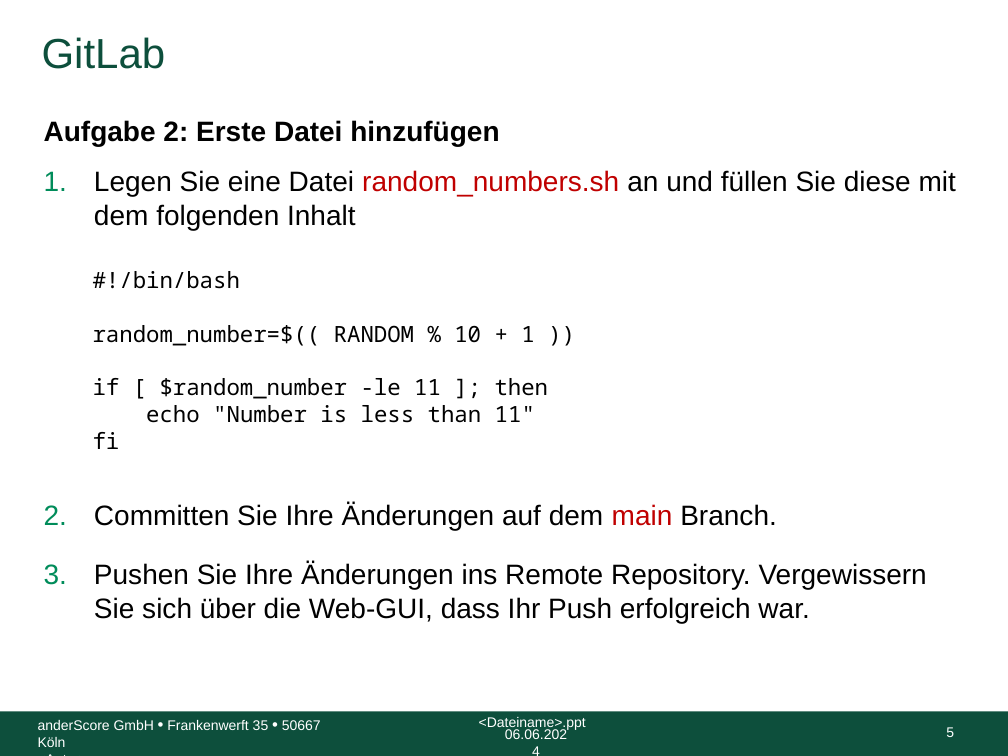
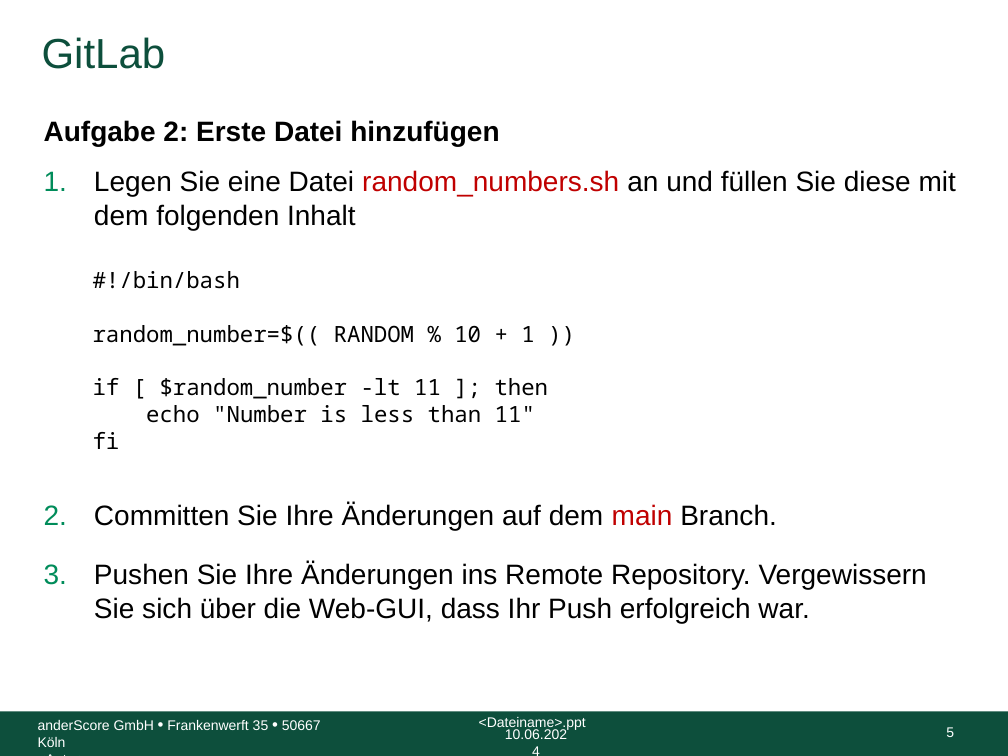
Before and after one commit to anderscore-gmbh/gitlab, a slide deck: slide 5 of slides/Tag-1_5-GitLab-Uebung.pptx. Drawn at 1008x756 pixels with LibreOffice and Linux fonts; fonts in the diff are those of the drawing; background and template pictures are left out. Boxes give left, top, right and bottom in pixels: in the first picture for what was removed or moved away, otherwise in the second. Text is boxed around its words. In the diff, an @@ line names an element or a change of style, - is before the commit and + after.

```diff
--- a/slides/Tag-1_5-GitLab-Uebung.pptx
+++ b/slides/Tag-1_5-GitLab-Uebung.pptx
@@ text at box(93, 271, 549, 449): text changed @@
-  #!/bin/bash
-  random_number=$(( RANDOM % 10 + 1 ))
-  if [ $random_number -le 11 ]; then
-  echo "Number is less than 11"
-  fi
+  #!/bin/bash
+  random_number=$(( RANDOM % 10 + 1 ))
+  if [ $random_number -lt 11 ]; then
+  echo "Number is less than 11"
+  fi
@@ text at box(505, 729, 567, 739): text changed @@
-06.06.2024
+10.06.2024
```
Also in this commit, not shown: 14 other slides changed.
